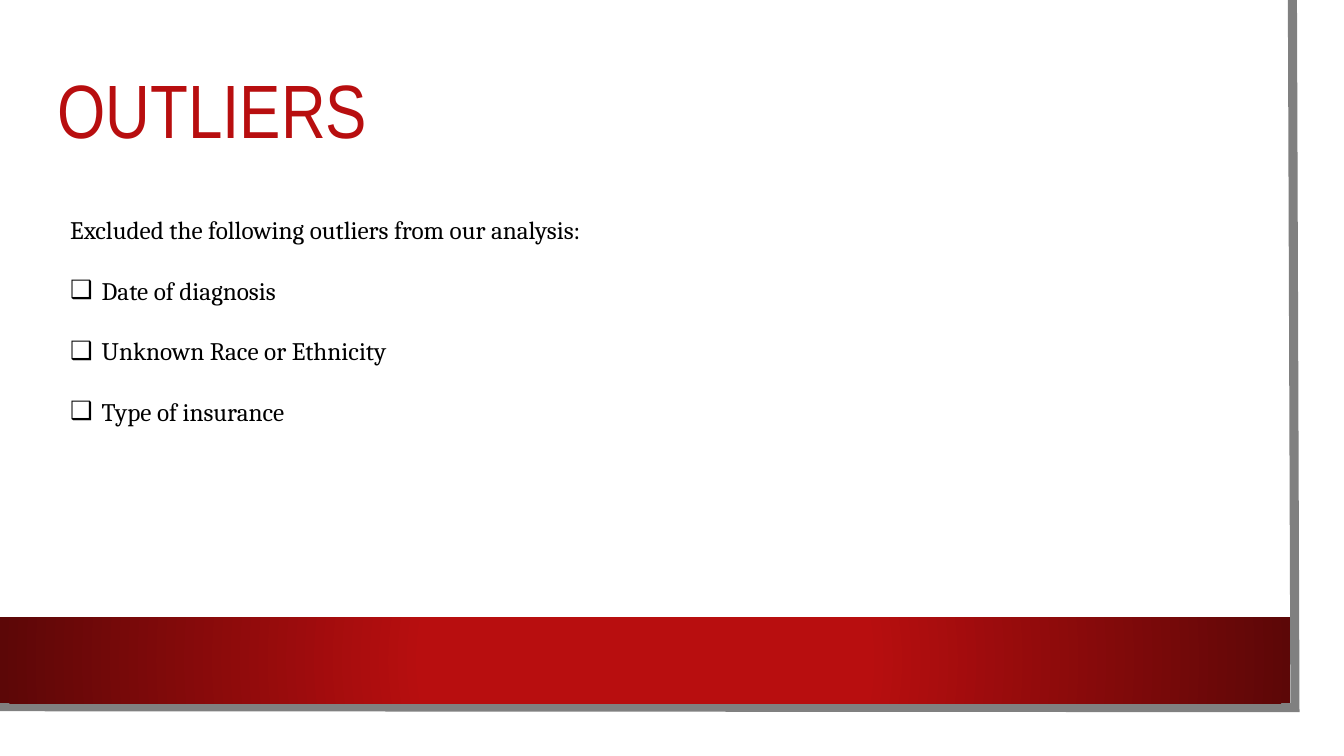
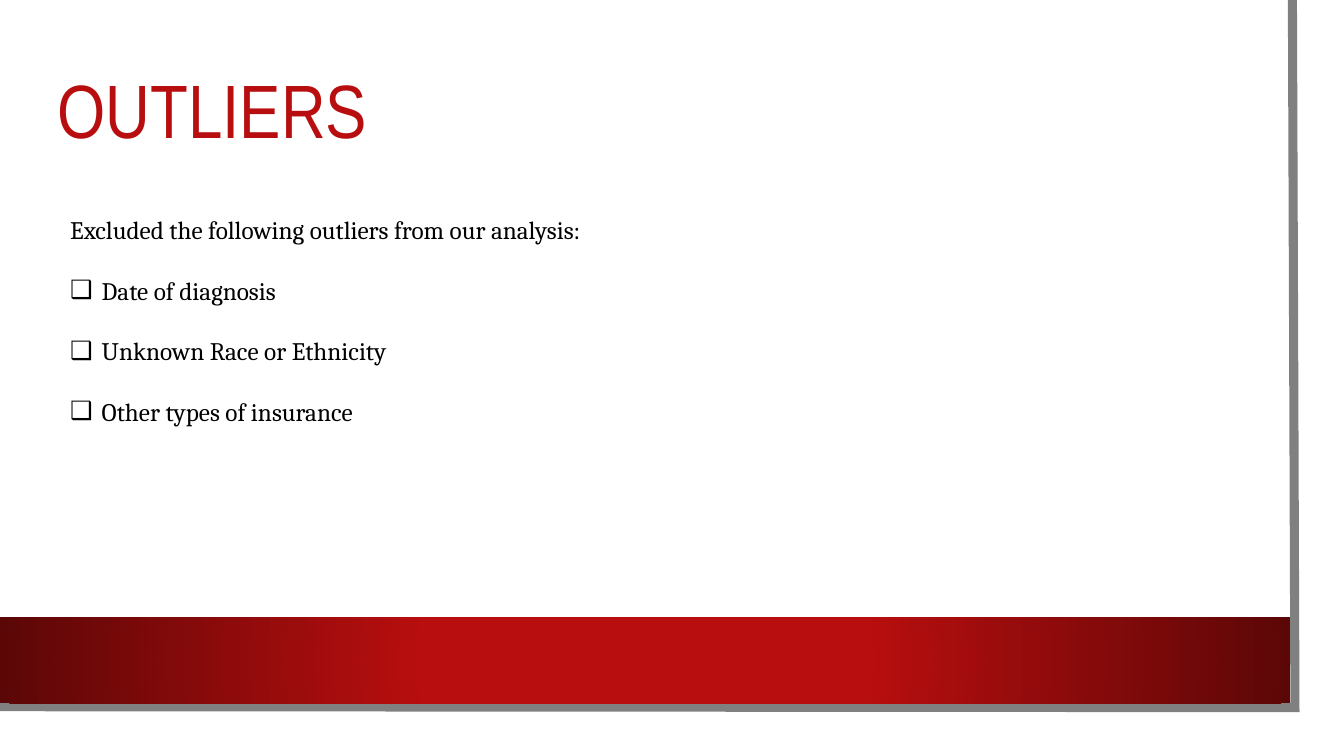
Before and after one commit to rihamramadan/Project-1, a slide deck: slide 9 of HIV Testing Analysis.pptx. Drawn at 1344x756 pixels with LibreOffice and Linux fonts; fonts in the diff are those of the drawing; background and template pictures are left out. Boxes give left, top, right and bottom in pixels: in the first picture for what was removed or moved away, otherwise in the second. Text is boxed around its words. In the diff, an @@ line names an element or a change of style, - is before the commit and + after.

```diff
--- a/HIV Testing Analysis.pptx
+++ b/HIV Testing Analysis.pptx
@@ text at bbox=[102, 403, 353, 427]: text changed @@
-❑ Type of insurance
+❑ Other types of insurance
```
Also in this commit, not shown: 3 other slides changed, 1 other file.
